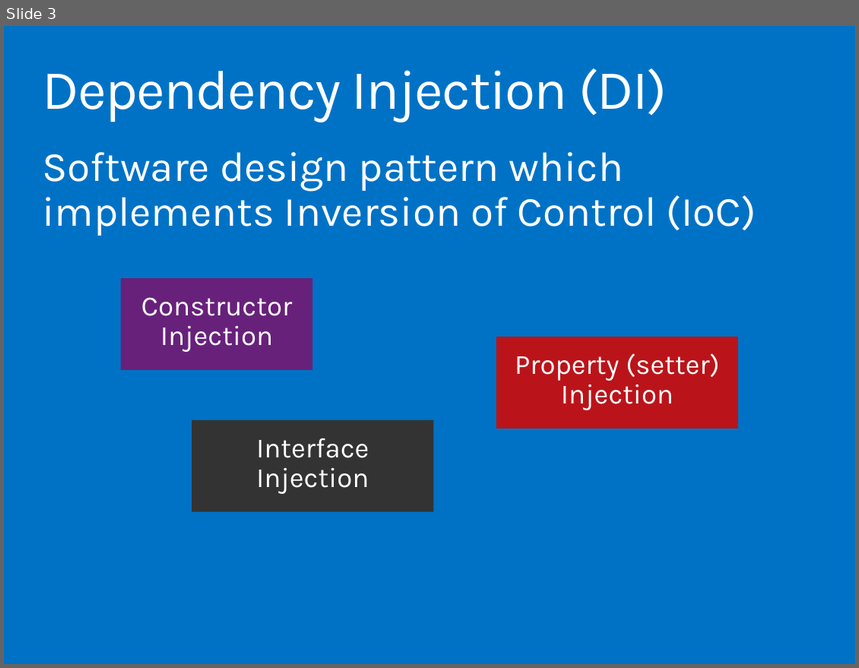
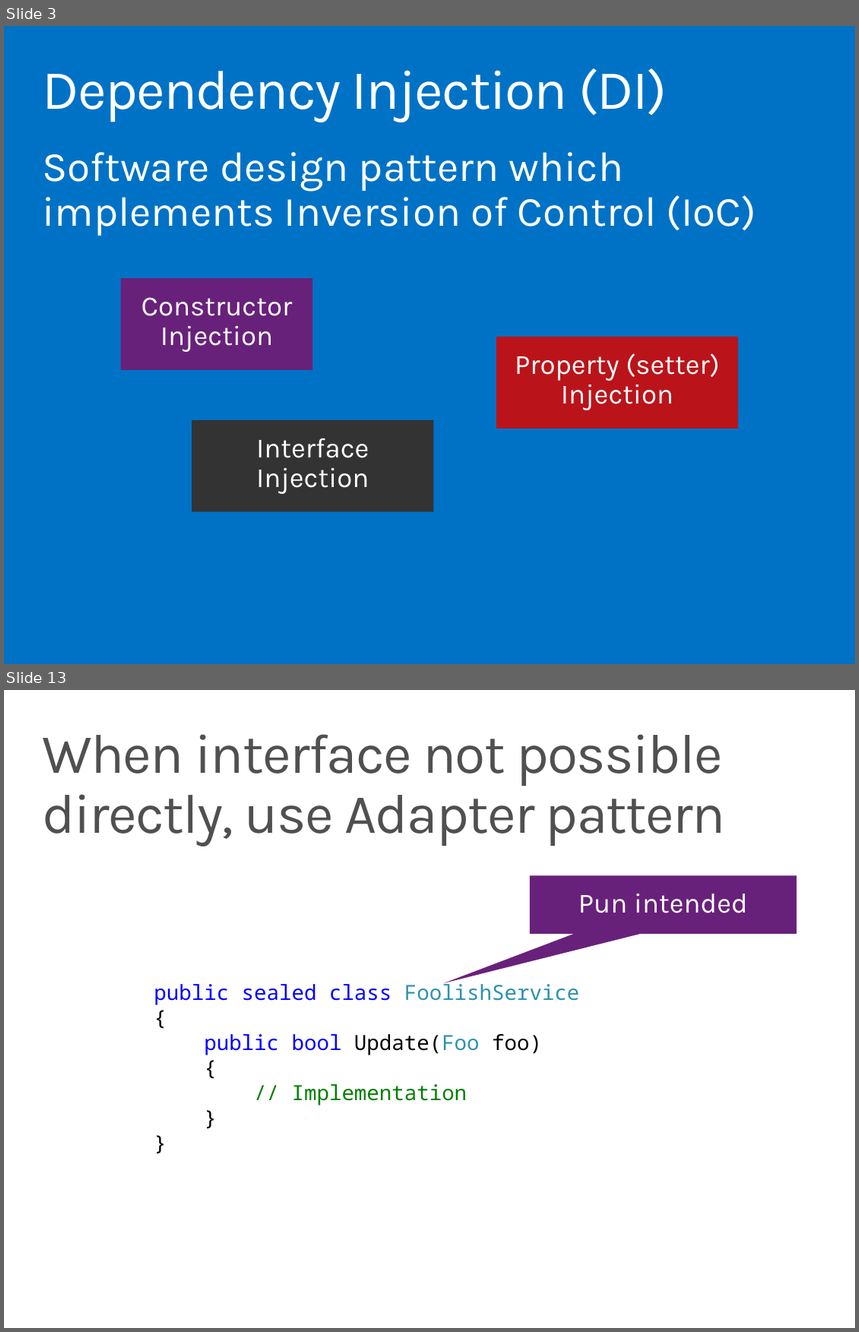
Before and after one commit to ondfisk/BDSA2016, a slide deck: Slides/Lecture05.pptx. Shown one above the other, each under a label of ours: slide 3 before the commit, slides 3 and 13 after it; the slides between them are not shown. The pictures are 859x668 and 859x1332 pixels, drawn with LibreOffice and Linux fonts; fonts in the diff are those of the drawing. Boxes give left, top, right and bottom in pixels: in the first picture for what was removed or moved away, otherwise in the second. Text is boxed around its words. In the diff, an @@ line names an element or a change of style, - is before the commit and + after.

Commit message:
DI demonstration classes

```diff
--- a/Slides/Lecture05.pptx
+++ b/Slides/Lecture05.pptx
@@ slide 13 added at bbox=[4, 690, 855, 1328], background #FFFFFF @@
@@ title added at bbox=[42, 734, 726, 846], 48 pt, text #505050 @@
+When interface not possible directly, use Adapter pattern
@@ speech box added at bbox=[530, 875, 797, 934], fill #68217A, 24 pt, text #FFFFFF @@
+Pun intended
@@ text added at bbox=[154, 981, 580, 1106], 18 pt, text #0000FF @@
+public sealed class FoolishService
+{
+public bool Update(Foo foo)
+{
+// Implementation
+}
+}
```
Also in this commit, not shown: 1 slide changed, 17 other slides added, 1 slide removed, 14 other files.
